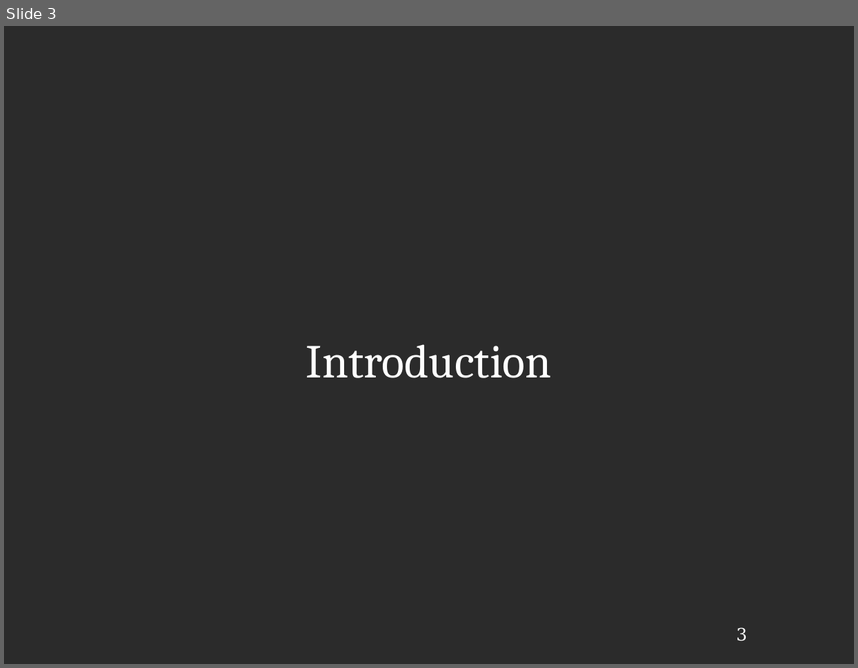
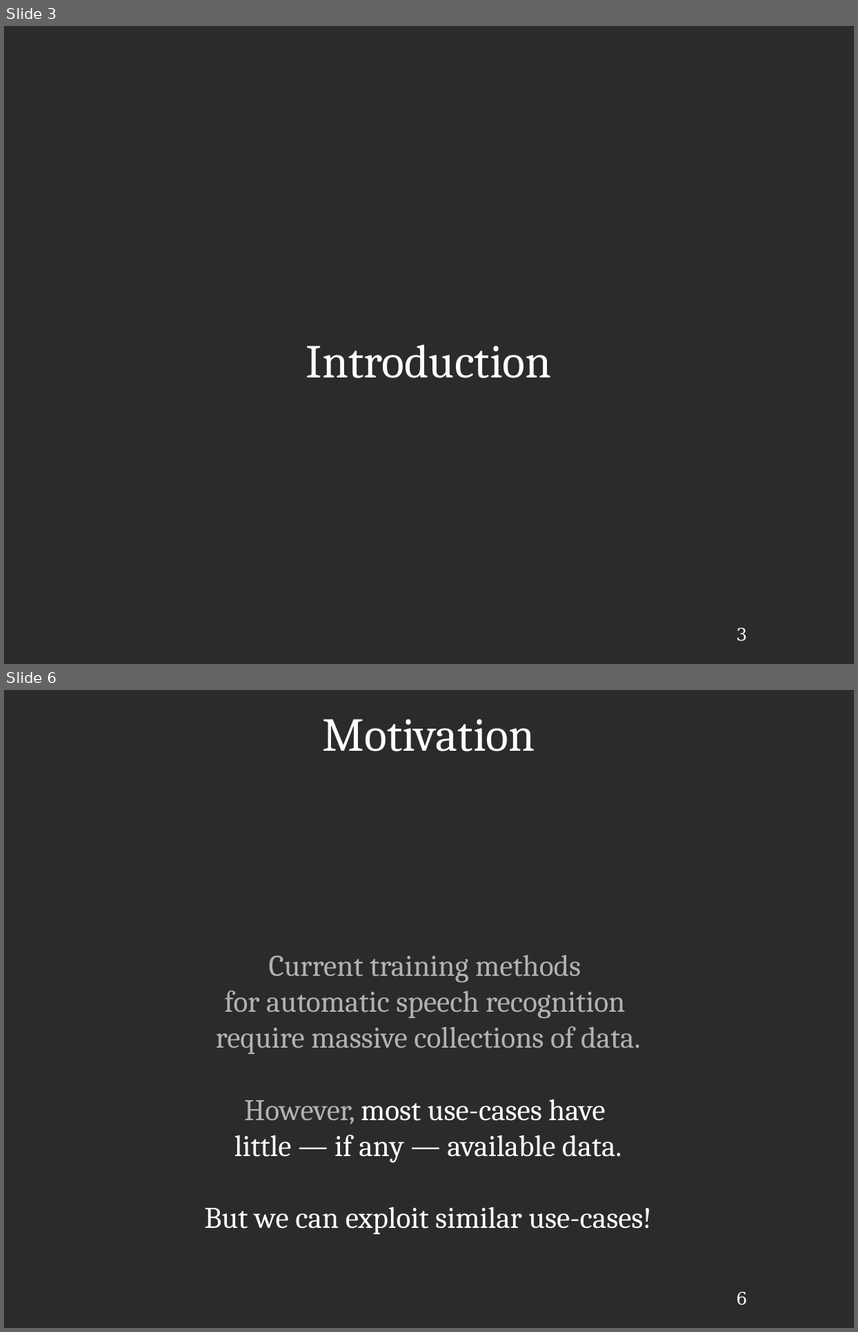
Before and after one commit to JRMeyer/defense, a slide deck: defense.odp. Shown one above the other, each under a label of ours: slide 3 before the commit, slides 3 and 6 after it; the slides between them are not shown. The pictures are 858x668 and 858x1332 pixels, drawn with LibreOffice and Linux fonts; fonts in the diff are those of the drawing; background and template pictures are left out; a plain dark background stands for a picture behind light text. Boxes give left, top, right and bottom in pixels: in the first picture for what was removed or moved away, otherwise in the second. Text is boxed around its words. In the diff, an @@ line names an element or a change of style, - is before the commit and + after.

```diff
--- a/defense.odp
+++ b/defense.odp
@@ slide 6 added at (4,690,854,1328), background picture (left out); not listed: 1 template element that a slide beside it also shows @@
@@ title added at (323,719,535,751), 44 pt, text #FFFFFF @@
+Motivation
@@ text added at (204,955,651,1234), 28 pt, text #B2B2B2 @@
+Current training methods
+for automatic speech recognition
+require massive collections of data.
+However, most use-cases have
+little — if any — available data.
+But we can exploit similar use-cases!
```
Also in this commit, not shown: 18 other slides added, 1 slide removed, 2 other files.
